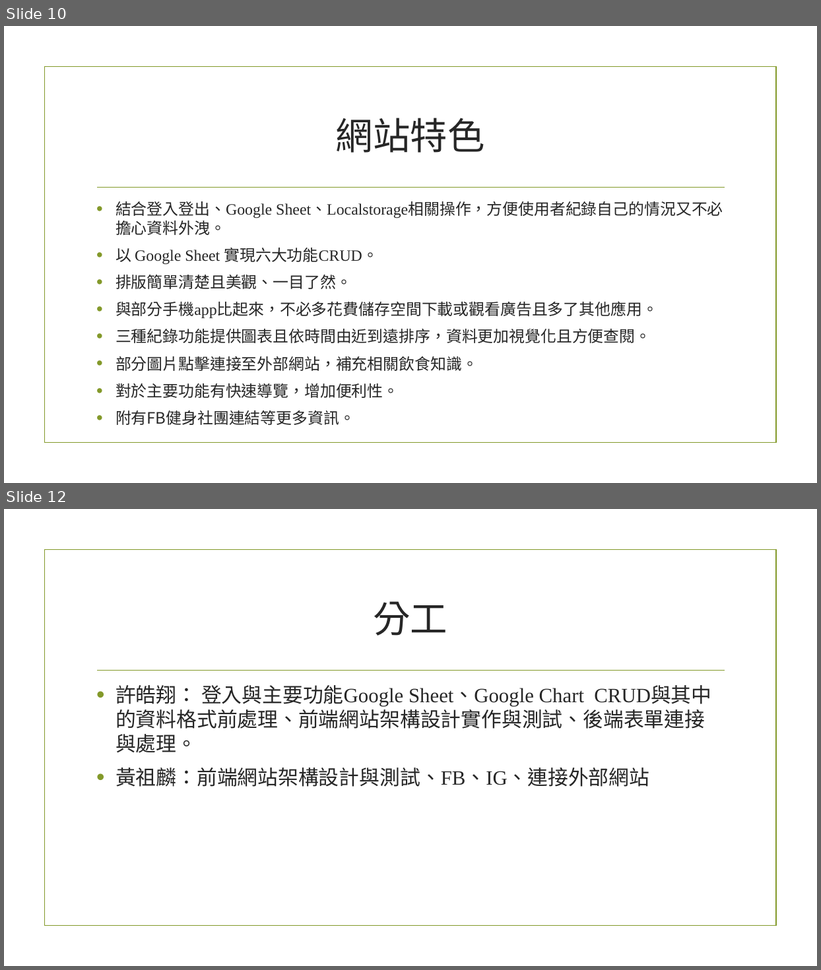
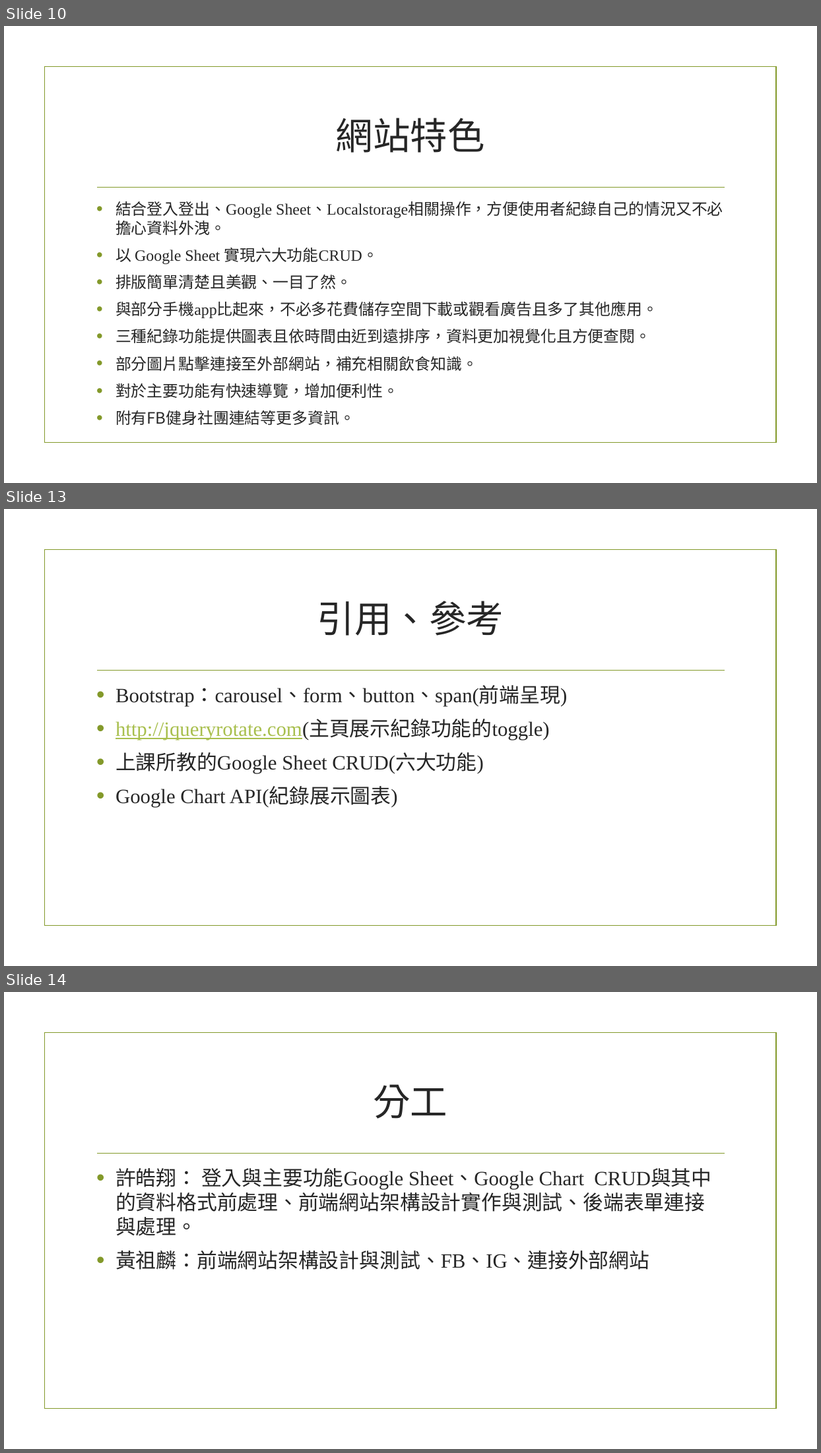
Before and after one commit to 00757039/NoFoodNoLife, a slide deck: 網站說明.pptx. Shown one above the other, each under a label of ours: slides 10 and 12 before the commit, slides 10, 13 and 14 after it; the slides between them are not shown. The pictures are 821x970 and 821x1453 pixels, drawn with LibreOffice and Linux fonts; fonts in the diff are those of the drawing; background and template pictures are left out. Boxes give left, top, right and bottom in pixels: in the first picture for what was removed or moved away, otherwise in the second. Text is boxed around its words. In the diff, an @@ line names an element or a change of style, - is before the commit and + after.

```diff
--- a/網站說明.pptx
+++ b/網站說明.pptx
@@ slide 13 added at (4, 509, 817, 966), background picture (left out); not listed: 2 template elements that a slide beside it also shows @@
@@ title added at (318, 601, 504, 636), 44 pt, text #262626 @@
+引用、參考
@@ text added at (116, 687, 567, 807), 24 pt, text #262626 @@
+• Bootstrap：carousel、form、button、span(前端呈現)
+• http://jqueryrotate.com(主頁展示紀錄功能的toggle)
+• 上課所教的Google Sheet CRUD(六大功能)
+• Google Chart API(紀錄展示圖表)
@@ what was slide 12 is now slide 14 @@
```
Also in this commit, not shown: 1 slide changed, 2 other slides added.
